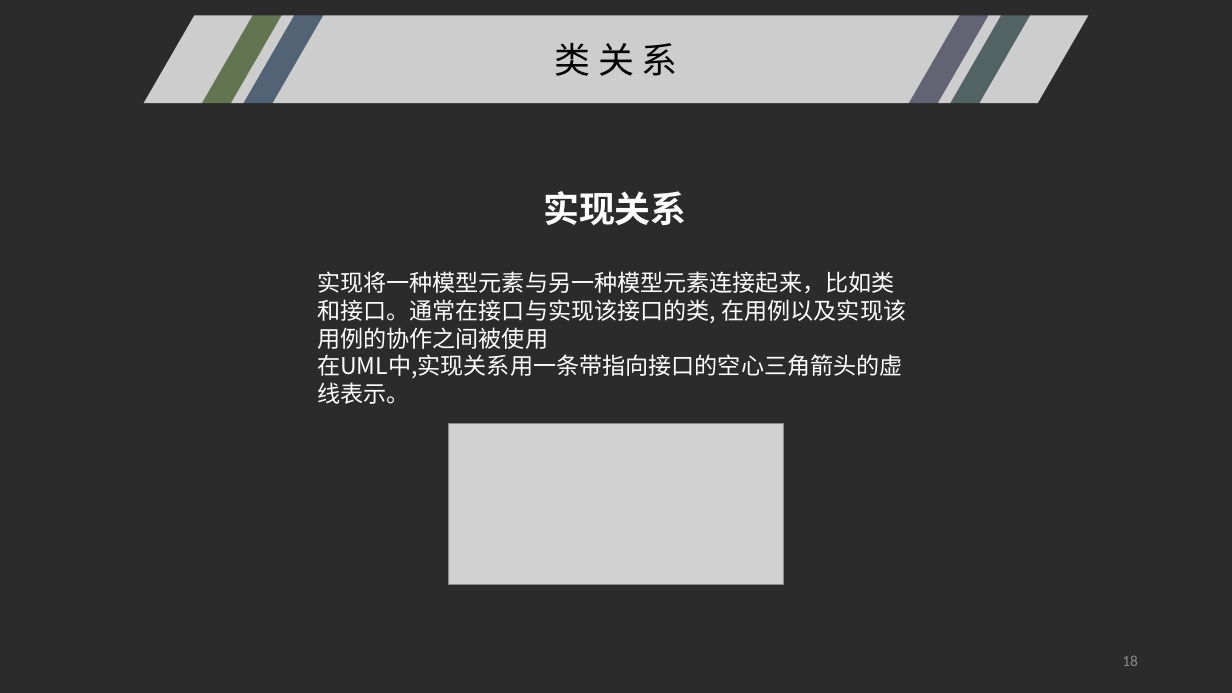
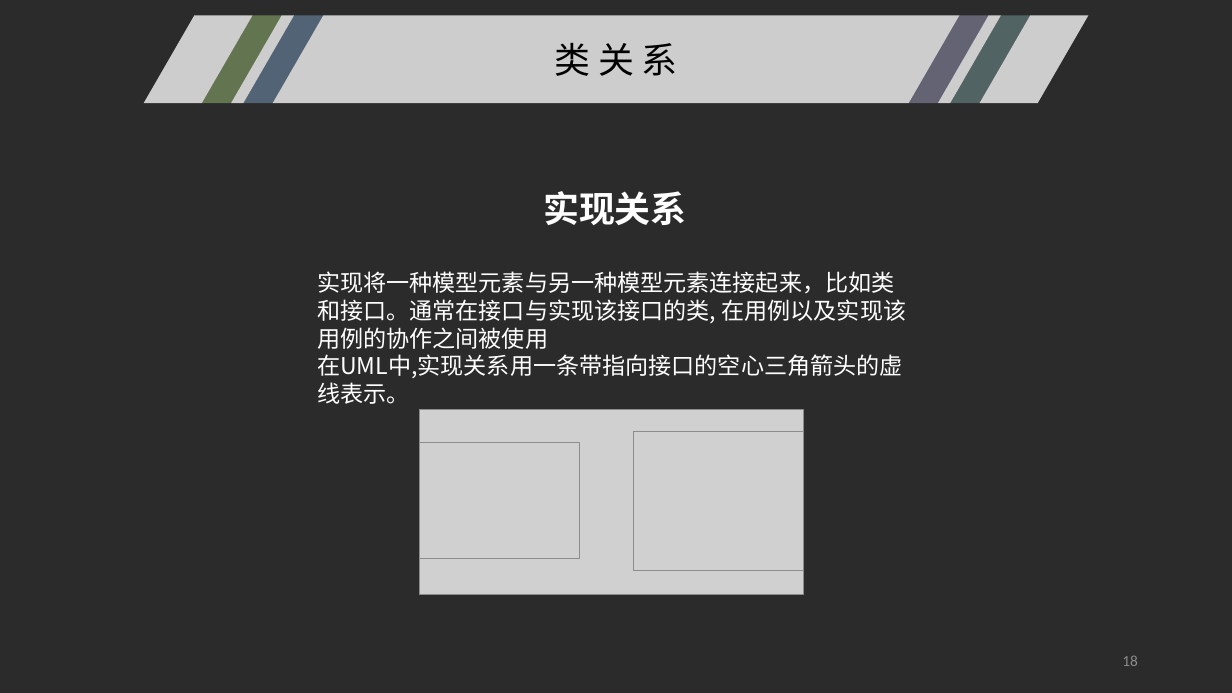
Before and after one commit to SoftwareRequirtmentsG02/Document, a slide deck: slide 18 of PPT/UML/UML基础I.pptx. Drawn at 1232x693 pixels with LibreOffice and Linux fonts; fonts in the diff are those of the drawing; grey boxes stand for pictures; background and template pictures are left out; a plain dark background stands for a picture behind light text. Boxes give left, top, right and bottom in pixels: in the first picture for what was removed or moved away, otherwise in the second. Text is boxed around its words. In the diff, an @@ line names an element or a change of style, - is before the commit and + after.

```diff
--- a/PPT/UML/UML基础I.pptx
+++ b/PPT/UML/UML基础I.pptx
@@ picture: place and size @@
-picture at (448,423,784,584)
+picture at (420,409,804,594)
@@ picture added at (420,443,580,559) @@
@@ picture added at (634,432,803,570) @@
```
Also in this commit, not shown: 8 other slides changed.
